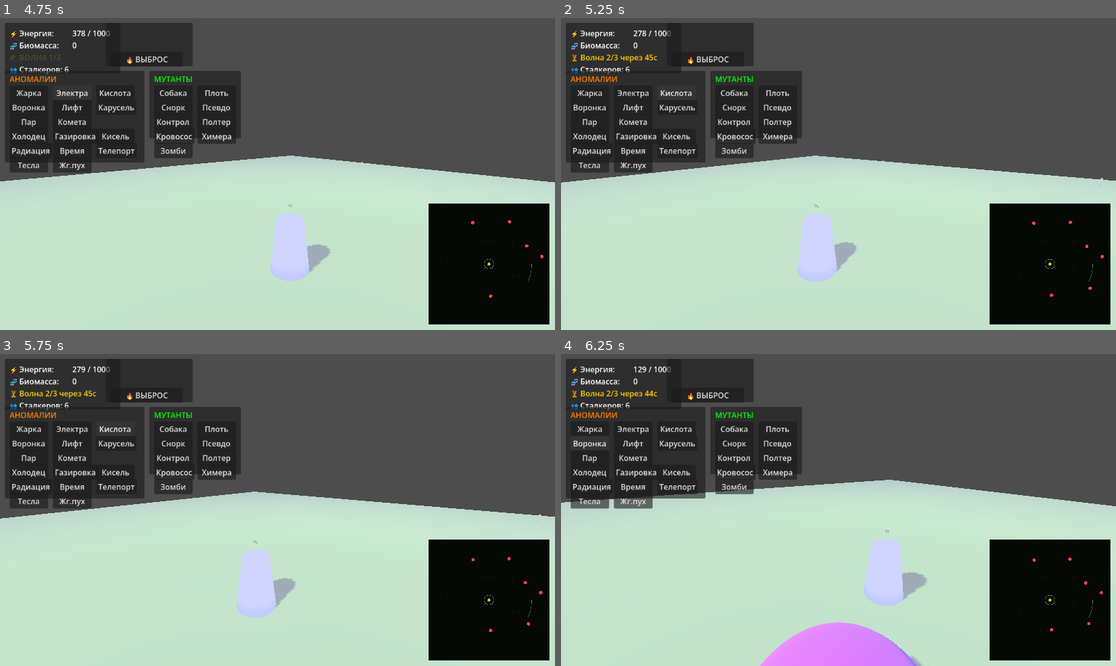
Above: before the commit, frames 1-4 (two rows, left to right).
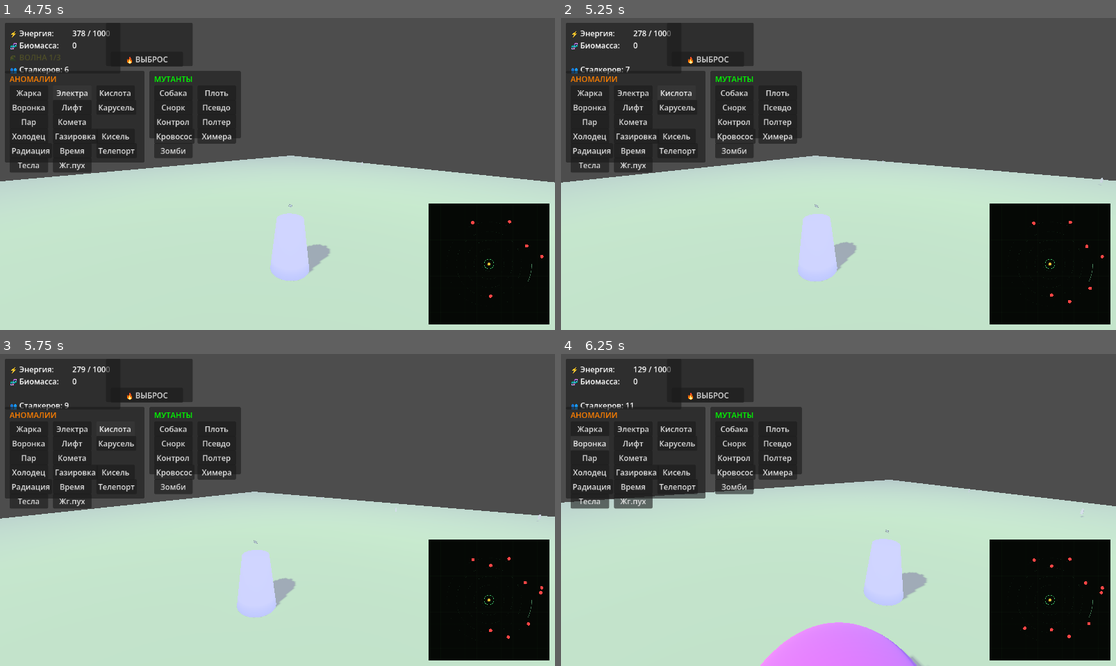
Above: after the commit, the same moments.

Repository: MisStiCc/StalkerRevert
Game: Godot game, scene res://scenes/ui/main_menu.tscn
The game is run twice, just before and just after one commit, with the same random seed, the same clock (stepped at 60 frames per second) and the same inputs.
Inputs:
- Up to frame 1 (4.75 s): click "НОВАЯ ИГРА" at 0.5 s; click "НАЧАТЬ НОВЫЙ ЗАБЕГ" at 1.25 s; click "▶ СТАРТ ЗАБЕГА" at 2 s; click "🔥 ВЫБРОС" at 2.75 s; click "Жарка" at 3.5 s; click "Электра" at 4.25 s
- Up to frame 2 (5.25 s): click "Кислота" at 5 s
- Up to frame 3 (5.75 s): no input
- Up to frame 4 (6.25 s): click "Воронка" at 5.75 s

Frame 1 is identical in both runs. In frame 2, 0.2% of the frame differs, in the area x 2-92%, y 11-92%; in frame 3, 0.2%; in frame 4, 0.2%, in the area x 2-98%, y 11-92%.

Commit message:
balance: удвоение волны сталкеров 3-6 -> 6-12
Экономика (для справки): полный зачист 3 волн теперь даёт ~330
биомассы при возвратах 8/15/30 - порог авто-выброса 800 убийствами
не достигается, биомассный путь требует отдельной настройки
(возвраты/порог/стартовый запас).

Проверено headless: волна 1 создала 8 сталкеров (диапазон 6-12).

Diff:
--- a/managers/spawn_manager.gd
+++ b/managers/spawn_manager.gd
@@ -15,8 +15,8 @@
 # Параметры спавна
 @export var max_waves: int = 3
 @export var wave_break: float = 45.0
-@export var min_stalkers_per_wave: int = 3
-@export var max_stalkers_per_wave: int = 6
+@export var min_stalkers_per_wave: int = 6
+@export var max_stalkers_per_wave: int = 12
 @export var spawn_radius: float = 150.0
 @export var min_spawn_distance: float = 90.0
 
